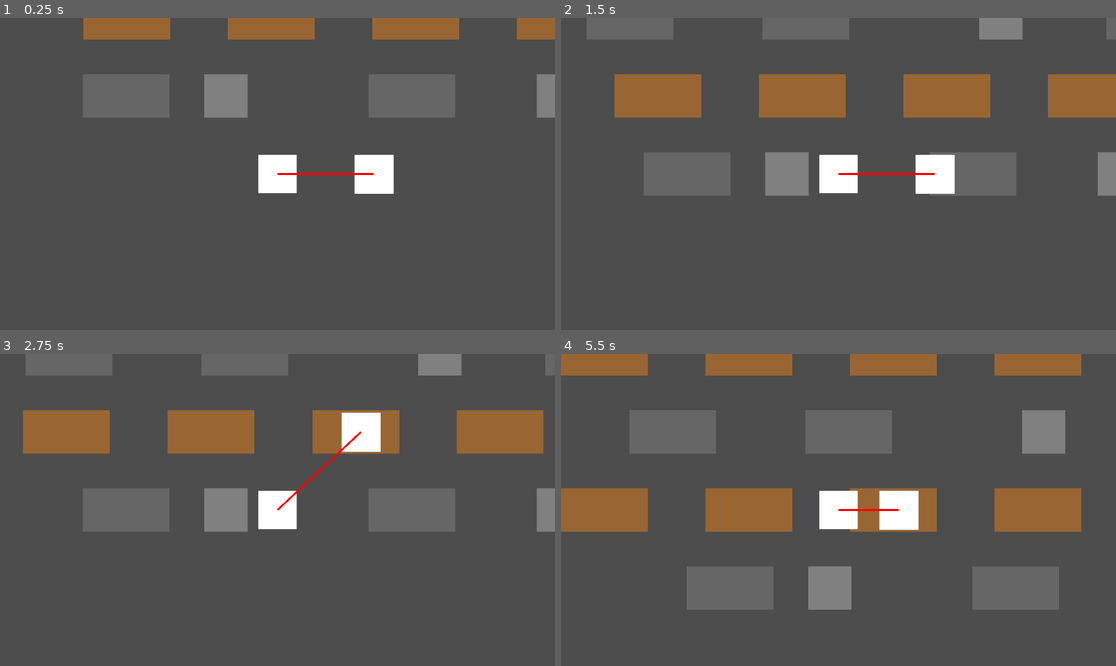
Above: before the commit, frames 1-4 (two rows, left to right).
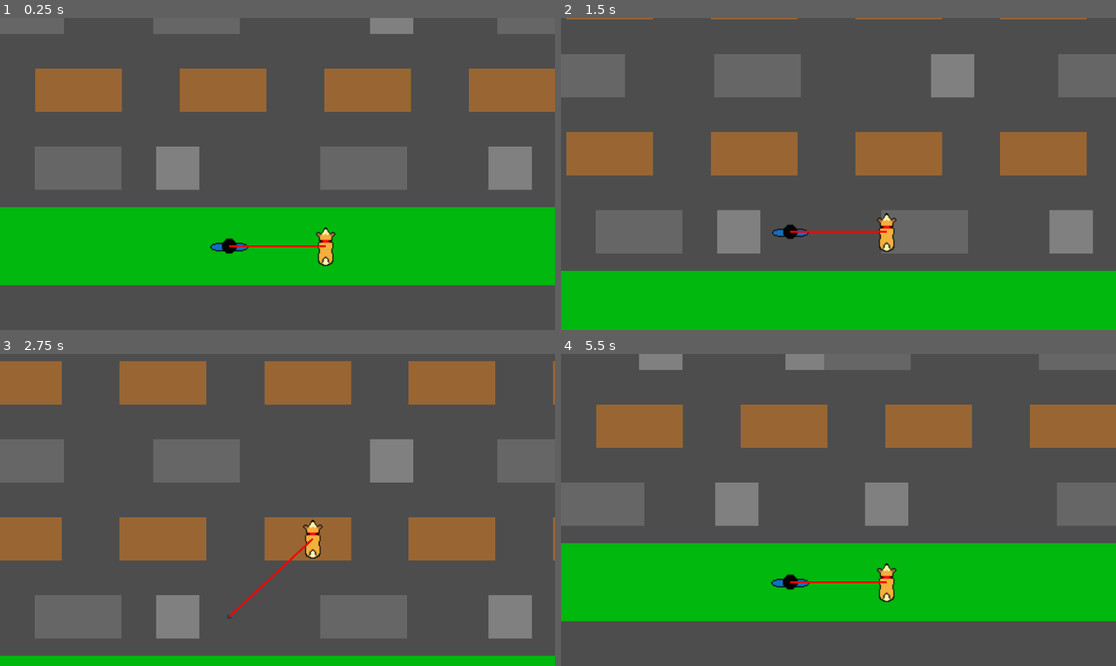
Above: after the commit, the same moments.

Repository: Pacil-Hore/what-da-dog-doin
Game: Godot game, scene res://Scenes/DogCross/main_level.tscn
The game is run twice, just before and just after one commit, with the same random seed, the same clock (stepped at 60 frames per second) and the same inputs. The project has no main scene, so this scene is started directly.
Inputs:
- Up to frame 1 (0.25 s): no input
- Up to frame 2 (1.5 s): hold Right (ui_right) 0.53-1.28 s; hold Left (ui_left) from 1.28 s (still down)
- Up to frame 3 (2.75 s): release Left (ui_left) at 2.03 s; hold Right (ui_right) from 2.03 s (still down)
- Up to frame 4 (5.5 s): release Right (ui_right) at 3.53 s; hold Left (ui_left) from 3.53 s (still down)

The runs differ from the first frame. In frame 1, 49% of the frame differs, in the area x 0-100%, y 0-86%; in frame 2, 55%, in the area x 0-100%, y 0-100%; in frame 3, 47%; in frame 4, 53%.

Commit message:
add sprite asset to the game and adding some mechanic

Diff:
--- /dev/null
+++ b/Scenes/DogCross/WinScreen.tscn
@@ -0,0 +1,25 @@
+[gd_scene format=3 uid="uid://b8slxm5toun2f"]
+
+[node name="WinScreen" type="CanvasLayer" unique_id=1897912676]
+
+[node name="Background" type="ColorRect" parent="." unique_id=2111961104]
+anchors_preset = 15
+anchor_right = 1.0
+anchor_bottom = 1.0
+grow_horizontal = 2
+grow_vertical = 2
+color = Color(0, 0, 0, 0.5)
+
+[node name="Label" type="Label" parent="." unique_id=1140034879]
+anchors_preset = 14
+anchor_top = 0.5
+anchor_right = 1.0
+anchor_bottom = 0.5
+offset_top = -11.5
+offset_bottom = 11.5
+grow_horizontal = 2
+grow_vertical = 2
+theme_override_font_sizes/font_size = 80
+text = "YOU WIN!"
+horizontal_alignment = 1
+vertical_alignment = 1
--- a/Scenes/DogCross/dog.tscn
+++ b/Scenes/DogCross/dog.tscn
@@ -1,18 +1,19 @@
 [gd_scene format=3 uid="uid://cjtteofm1bf54"]
 
 [ext_resource type="Script" uid="uid://daas0kkn582t4" path="res://Scripts/DogCross/dog.gd" id="1_gwaxu"]
+[ext_resource type="Texture2D" uid="uid://cv8u2dr6aysc6" path="res://Assets/Sprites/dog_top.png" id="2_wrtqu"]
 
-[sub_resource type="RectangleShape2D" id="RectangleShape2D_q5vqw"]
-size = Vector2(81, 81)
+[sub_resource type="CapsuleShape2D" id="CapsuleShape2D_wrtqu"]
+radius = 22.0
+height = 81.0
 
 [node name="Dog" type="CharacterBody2D" unique_id=2021155083]
 script = ExtResource("1_gwaxu")
 
-[node name="ColorRect" type="ColorRect" parent="." unique_id=1998597864]
-offset_left = -40.5
-offset_top = -40.5
-offset_right = 40.5
-offset_bottom = 40.5
+[node name="Sprite2D" type="Sprite2D" parent="." unique_id=128230588]
+position = Vector2(0, 3)
+scale = Vector2(2, 2)
+texture = ExtResource("2_wrtqu")
 
-[node name="CollisionShape2D" type="CollisionShape2D" parent="." unique_id=995761735]
-shape = SubResource("RectangleShape2D_q5vqw")
+[node name="CollisionShape2D2" type="CollisionShape2D" parent="." unique_id=104425501]
+shape = SubResource("CapsuleShape2D_wrtqu")
--- /dev/null
+++ b/Scenes/DogCross/finish_area.tscn
@@ -0,0 +1,22 @@
+[gd_scene format=3 uid="uid://drc6koxaj0red"]
+
+[ext_resource type="Script" uid="uid://bm1g2srk6ok30" path="res://Scripts/DogCross/finish_area.gd" id="1_jki56"]
+[ext_resource type="PackedScene" uid="uid://b8slxm5toun2f" path="res://Scenes/DogCross/WinScreen.tscn" id="2_vopn7"]
+
+[sub_resource type="RectangleShape2D" id="RectangleShape2D_ynyjl"]
+size = Vector2(1500, 162)
+
+[node name="FinishArea" type="Area2D" unique_id=1104937620]
+script = ExtResource("1_jki56")
+win_screen_scene = ExtResource("2_vopn7")
+
+[node name="ColorRect" type="ColorRect" parent="." unique_id=804701304]
+offset_left = -750.0
+offset_top = -81.0
+offset_right = 750.0
+offset_bottom = 81.0
+color = Color(0, 0.72156864, 0.05490196, 1)
+metadata/_edit_use_anchors_ = true
+
+[node name="CollisionShape2D" type="CollisionShape2D" parent="." unique_id=405556140]
+shape = SubResource("RectangleShape2D_ynyjl")
--- /dev/null
+++ b/Scenes/DogCross/game_manager.tscn
@@ -0,0 +1,6 @@
+[gd_scene format=3 uid="uid://urvyjavba67i"]
+
+[ext_resource type="Script" uid="uid://bfjrupqygkcbm" path="res://Scripts/DogCross/game_manager.gd" id="1_1ndb4"]
+
+[node name="GameManager" type="Node" unique_id=275895558]
+script = ExtResource("1_1ndb4")
--- a/Scenes/DogCross/main_level.tscn
+++ b/Scenes/DogCross/main_level.tscn
@@ -5,7 +5,12 @@
 [ext_resource type="PackedScene" uid="uid://b24xjwcc07ct2" path="res://Scenes/DogCross/player.tscn" id="2_6we3w"]
 [ext_resource type="PackedScene" uid="uid://cjtteofm1bf54" path="res://Scenes/DogCross/dog.tscn" id="2_brl4o"]
 [ext_resource type="Resource" uid="uid://npwmc4ngk0p2" path="res://Resource/DogCross/var_1.tres" id="2_opoxb"]
+[ext_resource type="PackedScene" uid="uid://bo6p86blgj8u7" path="res://Scenes/DogCross/start_area.tscn" id="4_h0ekl"]
+[ext_resource type="PackedScene" uid="uid://drc6koxaj0red" path="res://Scenes/DogCross/finish_area.tscn" id="5_1nidl"]
 [ext_resource type="PackedScene" uid="uid://btaupe783yj15" path="res://Scenes/DogCross/rope.tscn" id="5_5vydb"]
+[ext_resource type="PackedScene" uid="uid://urvyjavba67i" path="res://Scenes/DogCross/game_manager.tscn" id="9_1nidl"]
+[ext_resource type="Script" uid="uid://chfr1sh7lveac" path="res://Scripts/DogCross/auto_camera.gd" id="10_2edv1"]
+[ext_resource type="PackedScene" uid="uid://b8slxm5toun2f" path="res://Scenes/DogCross/WinScreen.tscn" id="10_dq83f"]
 
 [node name="Node2D" type="Node2D" unique_id=579529688]
 
@@ -13,6 +18,8 @@
 script = ExtResource("1_5vydb")
 level_config = ExtResource("2_opoxb")
 platform_scene = ExtResource("1_ufxs0")
+start_area_scene = ExtResource("4_h0ekl")
+finish_area_scene = ExtResource("5_1nidl")
 player = NodePath("../Player")
 dog = NodePath("../Dog")
 
@@ -23,3 +30,17 @@
 [node name="Rope" parent="." unique_id=289791178 node_paths=PackedStringArray("entity_a", "entity_b") instance=ExtResource("5_5vydb")]
 entity_a = NodePath("../Player")
 entity_b = NodePath("../Dog")
+
+[node name="GameManager" parent="." unique_id=275895558 node_paths=PackedStringArray("player", "dog", "rope", "camera") instance=ExtResource("9_1nidl")]
+player = NodePath("../Player")
+dog = NodePath("../Dog")
+rope = NodePath("../Rope")
+camera = NodePath("../Camera2D")
+win_screen_scene = ExtResource("10_dq83f")
+
+[node name="Camera2D" type="Camera2D" parent="." unique_id=409648292 node_paths=PackedStringArray("follow_target", "entity_a", "entity_b")]
+position = Vector2(600, 0)
+script = ExtResource("10_2edv1")
+follow_target = NodePath("../Player")
+entity_a = NodePath("../Player")
+entity_b = NodePath("../Dog")
--- a/Scenes/DogCross/player.tscn
+++ b/Scenes/DogCross/player.tscn
@@ -1,21 +1,21 @@
 [gd_scene format=3 uid="uid://b24xjwcc07ct2"]
 
 [ext_resource type="Script" uid="uid://bew8hlftj38gu" path="res://Scripts/DogCross/player.gd" id="1_3vyb7"]
+[ext_resource type="Texture2D" uid="uid://brnl33fdvb5i4" path="res://Assets/Sprites/man_top.png" id="2_ux6ck"]
 
-[sub_resource type="RectangleShape2D" id="RectangleShape2D_u8vuu"]
-size = Vector2(81, 81)
+[sub_resource type="CapsuleShape2D" id="CapsuleShape2D_4bv6r"]
+radius = 17.9
+height = 81.0
 
 [node name="Player" type="CharacterBody2D" unique_id=1662722633]
 motion_mode = 1
 script = ExtResource("1_3vyb7")
 
-[node name="ColorRect" type="ColorRect" parent="." unique_id=859179802]
-offset_left = -40.0
-offset_top = -40.0
-offset_right = 40.0
-offset_bottom = 40.0
+[node name="CollisionShape2D2" type="CollisionShape2D" parent="." unique_id=442650225]
+rotation = 1.5707964
+shape = SubResource("CapsuleShape2D_4bv6r")
 
-[node name="CollisionShape2D" type="CollisionShape2D" parent="." unique_id=699313991]
-shape = SubResource("RectangleShape2D_u8vuu")
-
-[node name="Camera2D" type="Camera2D" parent="." unique_id=1723038749]
+[node name="Sprite2D" type="Sprite2D" parent="." unique_id=1351458633]
+position = Vector2(0, 2)
+scale = Vector2(2.2, 2.2)
+texture = ExtResource("2_ux6ck")
--- a/Scenes/DogCross/rope.tscn
+++ b/Scenes/DogCross/rope.tscn
@@ -7,4 +7,4 @@
 
 [node name="Line2D" type="Line2D" parent="." unique_id=1745657170]
 width = 4.0
-default_color = Color(1, 0, 0, 1)
+default_color = Color(1, 0.0627451, 0.0627451, 1)
--- /dev/null
+++ b/Scenes/DogCross/start_area.tscn
@@ -0,0 +1,20 @@
+[gd_scene format=3 uid="uid://bo6p86blgj8u7"]
+
+[ext_resource type="Script" uid="uid://cbm5i0avs7uhn" path="res://Scripts/DogCross/safe_area.gd" id="1_hprxr"]
+
+[sub_resource type="RectangleShape2D" id="RectangleShape2D_tt3cq"]
+size = Vector2(1500, 162)
+
+[node name="StartArea" type="Area2D" unique_id=227275805]
+script = ExtResource("1_hprxr")
+
+[node name="ColorRect" type="ColorRect" parent="." unique_id=1807264634]
+offset_left = -750.0
+offset_top = -81.0
+offset_right = 750.0
+offset_bottom = 81.0
+color = Color(0, 0.72156864, 0.05490196, 1)
+metadata/_edit_use_anchors_ = true
+
+[node name="CollisionShape2D" type="CollisionShape2D" parent="." unique_id=644010666]
+shape = SubResource("RectangleShape2D_tt3cq")
--- /dev/null
+++ b/Scripts/DogCross/auto_camera.gd
@@ -0,0 +1,50 @@
+extends Camera2D
+
+@export var scroll_speed: float = 30.0  # pixel per detik, ke atas
+@export var auto_scroll: bool = true
+
+# Kalau mau pakai mode follow + auto-scroll combined:
+@export var follow_target: Node2D  # entity terdepan (player atau dog)
+@export var follow_offset: Vector2 = Vector2(0, -200)  # offset dari target
+@export var follow_smoothness: float = 5.0
+
+# Track posisi terjauh (kamera gak pernah mundur)
+var furthest_y: float
+
+# Reference ke entity buat detect "ketinggalan"
+@export var entity_a: CharacterBody2D
+@export var entity_b: CharacterBody2D
+@export var bottom_kill_offset: float = 500.0  # jarak dari bottom screen sebelum mati
+
+func _ready():
+	furthest_y = global_position.y
+
+func _process(delta):
+	if not auto_scroll:
+		return
+
+	# Auto-scroll ke atas (Y berkurang)
+	global_position.y -= scroll_speed * delta
+	furthest_y = global_position.y
+
+	# Optional: kalau ada follow_target dan dia maju lebih jauh, kamera ikut maju
+	if follow_target:
+		var target_y = follow_target.global_position.y + follow_offset.y
+		if target_y < furthest_y:
+			# Smooth catch up
+			global_position.y = lerp(global_position.y, target_y, follow_smoothness * delta)
+			furthest_y = global_position.y
+
+	# Cek entity ketinggalan (di luar bawah kamera)
+	_check_entity_left_behind()
+
+func _check_entity_left_behind():
+	var bottom_threshold = global_position.y + bottom_kill_offset
+
+	if entity_a and entity_a.is_alive:
+		if entity_a.global_position.y > bottom_threshold:
+			entity_a.fall_in_water()
+
+	if entity_b and entity_b.is_alive:
+		if entity_b.global_position.y > bottom_threshold:
+			entity_b.fall_in_water()
--- a/Scripts/DogCross/dog.gd
+++ b/Scripts/DogCross/dog.gd
@@ -5,18 +5,27 @@
 @export var hop_duration: float = 0.15
 
 var is_moving: bool = false
-var current_platform: Node = null
+var current_platform = null
+var is_on_safe_area: bool = false
+var is_alive: bool = true
+
+signal fell_in_water
 
 func _input(event):
-	if is_moving:
+	if not is_alive or is_moving:
 		return
 	if event.is_action_pressed(move_action):
 		try_hop_forward()
 
 func try_hop_forward():
-	# Hitung target position (maju = ke atas)
 	var target_pos = global_position
 	target_pos.y -= step_distance
+
+	# Lepas dari platform sekarang
+	if current_platform:
+		current_platform.remove_occupant(self)
+		current_platform = null
+
 	hop_to(target_pos)
 
 func hop_to(target: Vector2):
@@ -27,3 +36,19 @@
 
 func _on_hop_finished():
 	is_moving = false
+	# Tunggu 1 frame biar Area2D sempat detect
+	await get_tree().process_frame
+	# Cek apakah mendarat di tempat aman
+	if current_platform == null and not is_on_safe_area:
+		fall_in_water()
+
+func fall_in_water():
+	if not is_alive:
+		return  # udah mati, jangan double trigger
+	is_alive = false
+	fell_in_water.emit()
+
+	# Animasi jatuh
+	var tween = create_tween()
+	tween.tween_property(self, "modulate:a", 0.3, 0.5)
+	tween.parallel().tween_property(self, "scale", Vector2(0.3, 0.3), 0.5)
--- a/Scripts/DogCross/finish_area.gd
+++ b/Scripts/DogCross/finish_area.gd
@@ -1,15 +1,59 @@
-# FinishArea.gd
-extends SafeArea
-class_name FinishArea
+extends Area2D
+
+@export var win_screen_scene: PackedScene
 
 signal level_completed
 
-var entities_arrived: Array[CharacterBody2D] = []
+var entities_arrived: Array = []
+var triggered: bool = false
+
+func _ready():
+	body_entered.connect(_on_body_entered)
+	body_exited.connect(_on_body_exited)
 
 func _on_body_entered(body):
-	super._on_body_entered(body)
-	if body is CharacterBody2D and body not in entities_arrived:
+	if not body is CharacterBody2D:
+		return
+
+	# Skip kalau entity udah mati
+	if "is_alive" in body and not body.is_alive:
+		return
+
+	# Set safe area (biar gak ke-detect "jatuh")
+	if "is_on_safe_area" in body:
+		body.is_on_safe_area = true
+
+	# Track yang udah sampe
+	if body not in entities_arrived:
 		entities_arrived.append(body)
-		# Menang kalau player & dog dua-duanya udah sampe
-		if entities_arrived.size() >= 2:
-			level_completed.emit()
+		print(body.name, " sampe finish! Total: ", entities_arrived.size())
+
+	# Cek menang
+	if not triggered and entities_arrived.size() >= 2:
+		triggered = true
+		print("LEVEL COMPLETED!")
+		level_completed.emit()
+		_show_win_screen()
+
+func _on_body_exited(body):
+	if not body is CharacterBody2D:
+		return
+	if "is_on_safe_area" in body:
+		body.is_on_safe_area = false
+
+func _show_win_screen():
+	# Stop kamera
+	var camera = get_viewport().get_camera_2d()
+	if camera and "auto_scroll" in camera:
+		camera.auto_scroll = false
+
+	# Disable input semua entity yang udah sampe
+	for body in entities_arrived:
+		body.set_process_input(false)
+
+	# Tampilkan win screen
+	if win_screen_scene:
+		var win_screen = win_screen_scene.instantiate()
+		get_tree().root.add_child(win_screen)
+	else:
+		print("WARNING: win_screen_scene belum di-assign!")
--- /dev/null
+++ b/Scripts/DogCross/game_manager.gd
@@ -0,0 +1,74 @@
+extends Node
+class_name GameManager
+
+@export var player: CharacterBody2D
+@export var dog: CharacterBody2D
+@export var rope: Rope
+@export var camera: Camera2D       # ← drag Camera2D di Inspector
+@export var win_screen_scene: PackedScene  # ← drag WinScreen.tscn di Inspector
+
+var game_over: bool = false
+var level_won: bool = false
+
+func _ready():
+	if player:
+		player.fell_in_water.connect(_on_entity_fell)
+	if dog:
+		dog.fell_in_water.connect(_on_entity_fell)
+	if rope:
+		rope.rope_snapped.connect(_on_rope_snapped)
+
+	call_deferred("_connect_finish_area")
+
+func _connect_finish_area():
+	await get_tree().process_frame
+	var finish_area = _find_finish_area(get_tree().root)
+	if finish_area and finish_area.has_signal("level_completed"):
+		finish_area.level_completed.connect(_on_level_completed)
+
+func _find_finish_area(node: Node) -> Node:
+	if node.has_signal("level_completed"):
+		return node
+	for child in node.get_children():
+		var found = _find_finish_area(child)
+		if found:
+			return found
+	return null
+
+func _on_entity_fell():
+	if game_over or level_won:
+		return
+	game_over = true
+	_trigger_game_over()
+
+func _on_rope_snapped():
+	if game_over or level_won:
+		return
+	game_over = true
+	_trigger_game_over()
+
+func _on_level_completed():
+	if game_over or level_won:
+		return
+	level_won = true
+	_trigger_win()
+
+func _trigger_game_over():
+	await get_tree().create_timer(1.5).timeout
+	get_tree().reload_current_scene()
+
+func _trigger_win():
+	# Stop kamera
+	if camera and "auto_scroll" in camera:
+		camera.auto_scroll = false
+
+	# Disable input player & dog
+	if player:
+		player.set_process_input(false)
+	if dog:
+		dog.set_process_input(false)
+
+	# Tampilkan win screen
+	if win_screen_scene:
+		var win_screen = win_screen_scene.instantiate()
+		get_tree().root.add_child(win_screen)
--- a/Scripts/DogCross/platform_generator.gd
+++ b/Scripts/DogCross/platform_generator.gd
@@ -22,9 +22,9 @@
 	var current_y: float = 0.0  # mulai dari bawah (start area di y=0)
 
 	# 1. Spawn start area di paling bawah
-	#var start = start_area_scene.instantiate()
-	#start.position = Vector2(level_config.level_width / 2, current_y)
-	#add_child(start)
+	var start = start_area_scene.instantiate()
+	start.position = Vector2(level_config.level_width / 2, current_y)
+	add_child(start)
 
 	# Posisikan player & dog di start area
 	if player:
@@ -38,10 +38,10 @@
 		_generate_lane(lane_config, current_y)
 
 	# 3. Spawn finish area di paling atas
-	#current_y -= level_config.lane_height
-	#var finish = finish_area_scene.instantiate()
-	#finish.position = Vector2(level_config.level_width / 2, current_y)
-	#add_child(finish)
+	current_y -= level_config.lane_height
+	var finish = finish_area_scene.instantiate()
+	finish.position = Vector2(level_config.level_width / 2, current_y)
+	add_child(finish)
 
 func _generate_lane(config: LaneConfig, lane_y: float) -> void:
 	# Container per lane biar gampang manage
--- a/Scripts/DogCross/player.gd
+++ b/Scripts/DogCross/player.gd
@@ -5,19 +5,27 @@
 @export var hop_duration: float = 0.15
 
 var is_moving: bool = false
-var current_platform: Node = null
+var current_platform = null
 var is_on_safe_area: bool = false
+var is_alive: bool = true
+
+signal fell_in_water
 
 func _input(event):
-	if is_moving:
+	if not is_alive or is_moving:
 		return
 	if event.is_action_pressed(move_action):
 		try_hop_forward()
 
 func try_hop_forward():
-	# Hitung target position (maju = ke atas)
 	var target_pos = global_position
 	target_pos.y -= step_distance
+
+	# Lepas dari platform sekarang
+	if current_platform:
+		current_platform.remove_occupant(self)
+		current_platform = null
+
 	hop_to(target_pos)
 
 func hop_to(target: Vector2):
@@ -28,6 +36,19 @@
 
 func _on_hop_finished():
 	is_moving = false
+	# Tunggu 1 frame biar Area2D sempat detect
+	await get_tree().process_frame
+	# Cek apakah mendarat di tempat aman
+	if current_platform == null and not is_on_safe_area:
+		fall_in_water()
 
-func _is_on_safe_ground() -> bool:
-	return is_on_safe_area
+func fall_in_water():
+	if not is_alive:
+		return  # udah mati, jangan double trigger
+	is_alive = false
+	fell_in_water.emit()
+
+	# Animasi jatuh
+	var tween = create_tween()
+	tween.tween_property(self, "modulate:a", 0.3, 0.5)
+	tween.parallel().tween_property(self, "scale", Vector2(0.3, 0.3), 0.5)
--- a/Scripts/DogCross/rope.gd
+++ b/Scripts/DogCross/rope.gd
@@ -1,30 +1,56 @@
 extends Node2D
 class_name Rope
 
-@export var entity_a: CharacterBody2D # player
-@export var entity_b: CharacterBody2D # dog
+@export var entity_a: CharacterBody2D
+@export var entity_b: CharacterBody2D
 @export var max_steps: int = 3
 @export var step_size: float = 162.0
 
+@export var offset_a: Vector2 = Vector2.ZERO
+@export var offset_b: Vector2 = Vector2.ZERO
+
 @onready var line: Line2D = $Line2D
+
+signal rope_snapped
+
+var has_snapped: bool = false
 
 func _process(_delta):
 	if not entity_a or not entity_b:
 		return
 
-	# Update visual line antara 2 entity
+	var pos_a = entity_a.global_position + offset_a
+	var pos_b = entity_b.global_position + offset_b
+
+	# Update visual line
 	line.clear_points()
-	line.add_point(line.to_local(entity_a.global_position))
-	line.add_point(line.to_local(entity_b.global_position))
+	line.add_point(line.to_local(pos_a))
+	line.add_point(line.to_local(pos_b))
 
-	# Cek jarak (cuma kalau dua-duanya gak lagi gerak)
-	if not entity_a.is_moving and not entity_b.is_moving:
-		_check_constraint()
+	# Visual feedback: warna berubah pas mendekati limit
+	var distance = pos_a.distance_to(pos_b)
+	var max_distance = step_size * max_steps
+	var ratio = distance / max_distance
 
-func _check_constraint():
-	var distance = entity_a.global_position.distance_to(entity_b.global_position)
-	var max_distance = step_size * max_steps
+	if ratio < 0.7:
+		line.default_color = Color.RED
+	elif ratio < 1.0:
+		# Gradien merah ke kuning
+		line.default_color = Color.RED.lerp(Color.YELLOW, (ratio - 0.7) / 0.3)
 
-	if distance > max_distance:
-		print("Tali putus! Game over")
-		# Nanti tambahin logic game over
+	# Constraint check
+	if not has_snapped and entity_a.is_alive and entity_b.is_alive:
+		if not entity_a.is_moving and not entity_b.is_moving:
+			if distance > max_distance:
+				_snap_rope()
+
+func _snap_rope():
+	has_snapped = true
+	line.default_color = Color.DARK_RED
+	rope_snapped.emit()
+
+	# Dua-duanya jatuh
+	if entity_a.has_method("fall_in_water"):
+		entity_a.fall_in_water()
+	if entity_b.has_method("fall_in_water"):
+		entity_b.fall_in_water()
Binary file added: Assets/Sprites/dog_top.png
Not shown, added: Assets/Sprites/dog_top.png.import
Not shown, added: Assets/Sprites/dog_walk_spritesheet.png.import
Binary file added: Assets/Sprites/man_top.png
Not shown, added: Assets/Sprites/man_top.png.import
Not shown, added: Scripts/DogCross/auto_camera.gd.uid
Not shown, added: Scripts/DogCross/game_manager.gd.uid
